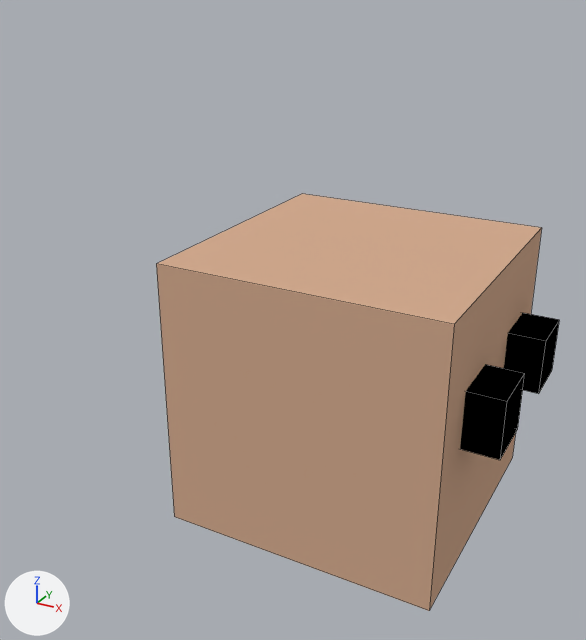
What one commit did to the Blender file Avatar IA - T1/Assets/Models/base character.blend.
One viewpoint serves both versions: a 50 mm camera at (2.17, -4.93, 2.78) aimed at (-0.45, -0.16, 0.39). The lights are fixed; the arrows at lower left show +X, +Y and +Z. Mesh edges are drawn as thin lines.

Objects in the first picture: 'cabeca', 'olho 1', 'olho 2'.
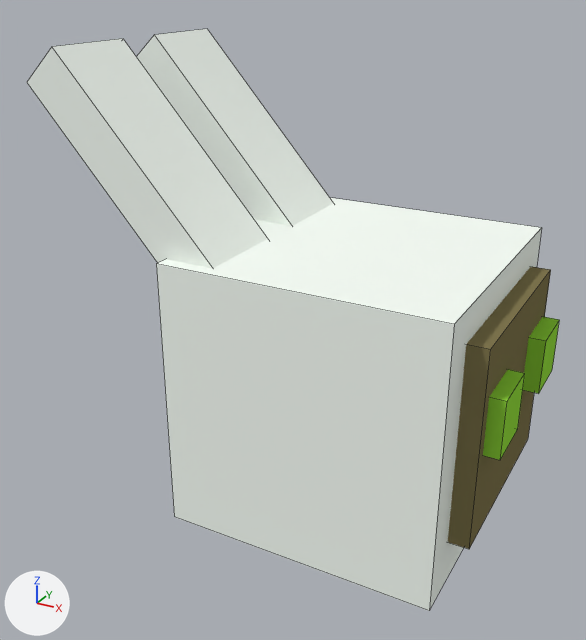
Patch to the scene script:
```diff
--- a/Avatar IA - T1/Assets/Models/base character.blend.py
+++ b/Avatar IA - T1/Assets/Models/base character.blend.py
@@ mat_pele_1 @@
 mat_pele_1 = diffuse_material('pele 1')
-mat_pele_1.base_color = (0.662, 0.412, 0.279)  # beige #d5ac90
+mat_pele_1.base_color = (0.937, 1.0, 0.934)  # white #f8fff7
@@ mat_preto @@
 mat_preto = diffuse_material('preto')
-mat_preto.base_color = (0.0, 0.0, 0.0)  # black #000000
+mat_preto.base_color = (0.298, 0.723, 0.0524)  # green #94dd41
@@ mat_material @@
+mat_material = diffuse_material('Material')
+mat_material.base_color = (0.214, 0.18, 0.0789)  # yellow #7f764f
@@ me_cube_006 @@
+me_cube_006.from_pydata(...)  # a box spanning x -1.0..1.0, y -1.0..1.0, z -1.0..1.0
+me_cube_006.materials.append(mat_material)  # yellow #7f764f
@@ me_cube_005 @@
+me_cube_005.from_pydata(...)  # a box spanning x -1.0..1.0, y -1.0..1.0, z -1.0..1.0
+me_cube_005.materials.append(mat_pele_1)  # white #f8fff7
@@ me_cube_004 @@
+me_cube_004.from_pydata(...)  # a box spanning x -1.0..1.0, y -1.0..1.0, z -1.0..1.0
+me_cube_004.materials.append(mat_pele_1)  # white #f8fff7
@@ ob_sw @@
+ob_sw = bpy.data.objects.new('sW', me_cube_006)
+ob_sw.location = (1.059, 0.028, 0.058)
+ob_sw.scale = (-0.0861, -0.752, -0.709)
@@ ob_orelah_002 @@
+ob_orelah_002 = bpy.data.objects.new('orelah.002', me_cube_005)
+ob_orelah_002.location = (-1.262, 0.504, 1.435)
+ob_orelah_002.rotation_euler = (0.0, -0.734, 0.0)  # degrees (0, -42, 0)
+ob_orelah_002.scale = (0.178, 0.349, 1.0)
@@ ob_orelah_001 @@
+ob_orelah_001 = bpy.data.objects.new('orelah.001', me_cube_004)
+ob_orelah_001.location = (-1.262, -0.547, 1.435)
+ob_orelah_001.rotation_euler = (0.0, -0.734, 0.0)  # degrees (0, -42, 0)
+ob_orelah_001.scale = (0.178, 0.349, 1.0)
```

Location of each change, [x1, y1, x2, y2] in pixels of the pictures (586 x 640 px):
'cabeca', recoloured (beige to white): [156, 194, 542, 611] in both
'orelah.001', added: after [27, 38, 268, 268]
'orelah.002', added: after [137, 29, 334, 226]
'sW', added: after [448, 267, 551, 549]
'olho 2', recoloured (black to green): [460, 364, 525, 460] in both
'olho 1', recoloured (black to green): [504, 313, 559, 394] in both
